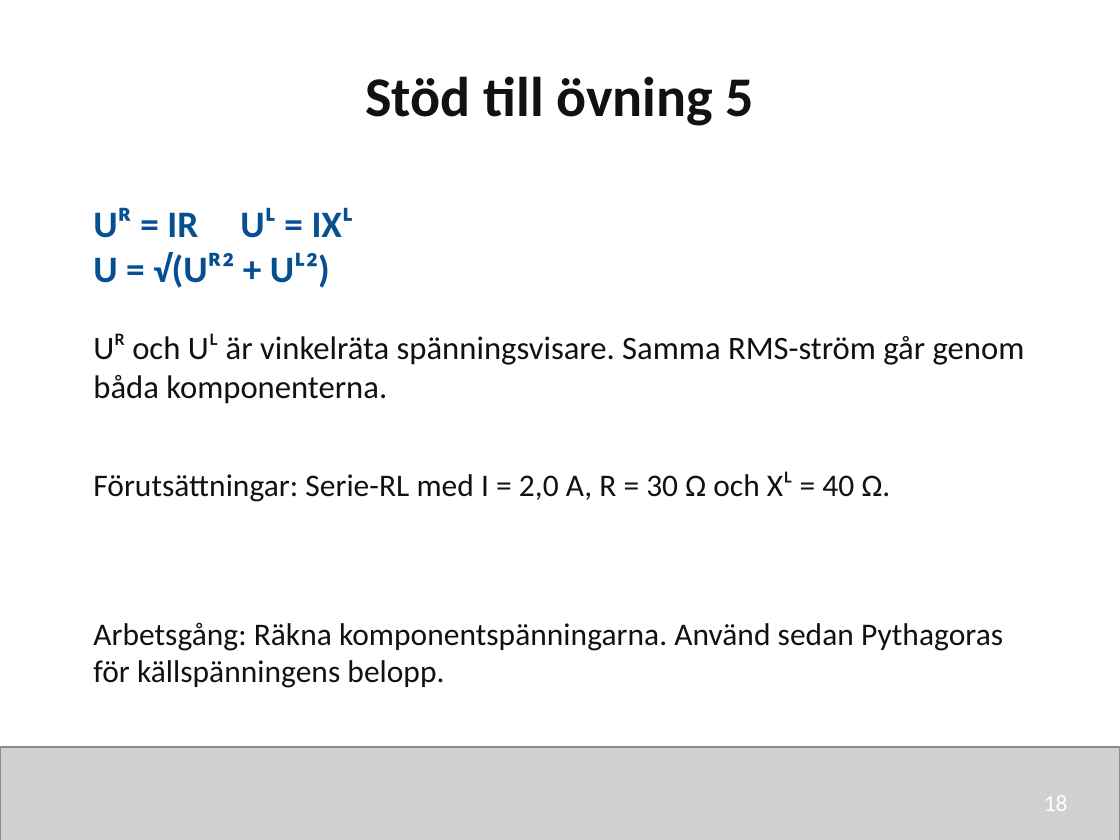
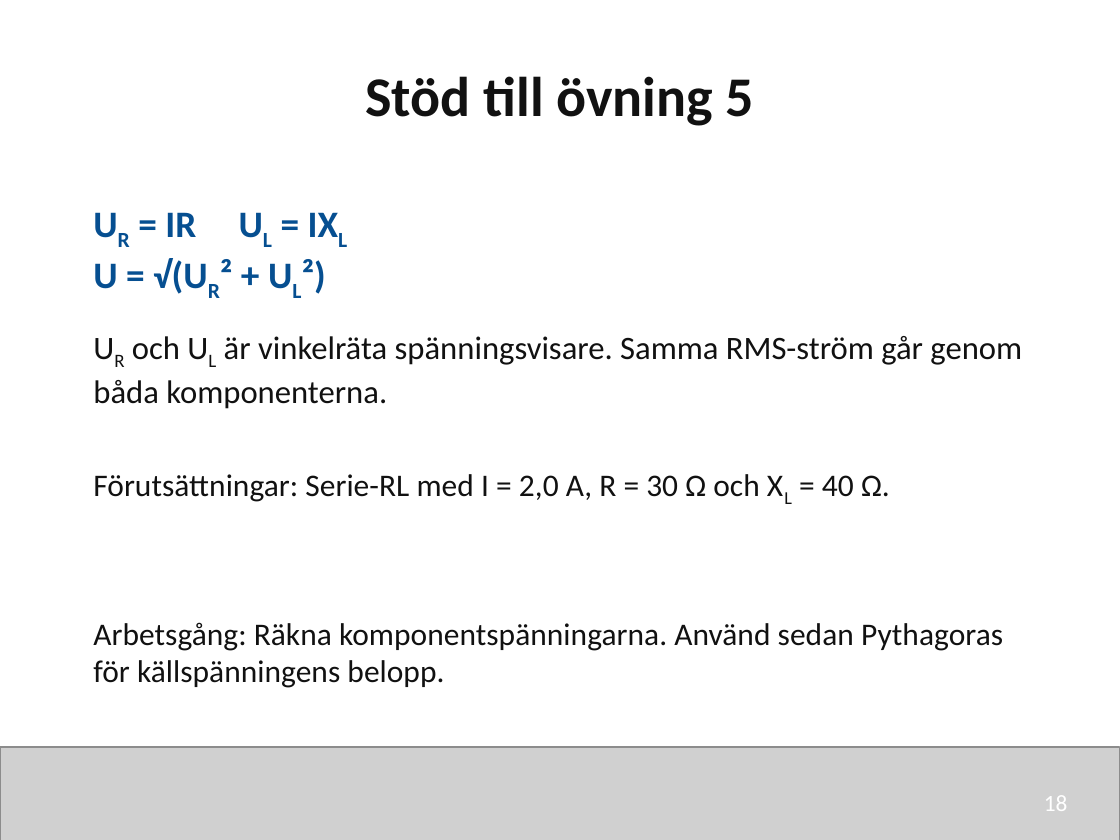
Before and after one commit to nj22az/nj22az.github.io, a slide deck: slide 18 of sjoskolan/vecka-40/aktuell/v40_02_Reaktans_och_impedans_elev.pptx. Drawn at 1120x840 pixels with LibreOffice and Linux fonts; fonts in the diff are those of the drawing; grey boxes stand for pictures. Boxes give left, top, right and bottom in pixels: in the first picture for what was removed or moved away, otherwise in the second. Text is boxed around its words. In the diff, an @@ line names an element or a change of style, - is before the commit and + after.

```diff
--- a/sjoskolan/vecka-40/aktuell/v40_02_Reaktans_och_impedans_elev.pptx
+++ b/sjoskolan/vecka-40/aktuell/v40_02_Reaktans_och_impedans_elev.pptx
@@ text at (x1=165, y1=212, x2=263, y2=238): text changed @@
-Uᴿ = IR Uᴸ = IXᴸ
-U = √(Uᴿ² + Uᴸ²)
+UR = IR UL = IXL
+U = √(UR² + UL²)
@@ text at (x1=93, y1=336, x2=1022, y2=409): text changed @@
-Uᴿ och Uᴸ är vinkelräta spänningsvisare. Samma RMS-ström går genom båda komponenterna.
+UR och UL är vinkelräta spänningsvisare. Samma RMS-ström går genom båda komponenterna.
@@ text at (x1=93, y1=474, x2=890, y2=502): text changed @@
-Förutsättningar: Serie-RL med I = 2,0 A, R = 30 Ω och Xᴸ = 40 Ω.
+Förutsättningar: Serie-RL med I = 2,0 A, R = 30 Ω och XL = 40 Ω.
```
Also in this commit, not shown: 28 other slides changed, 12 other files.
